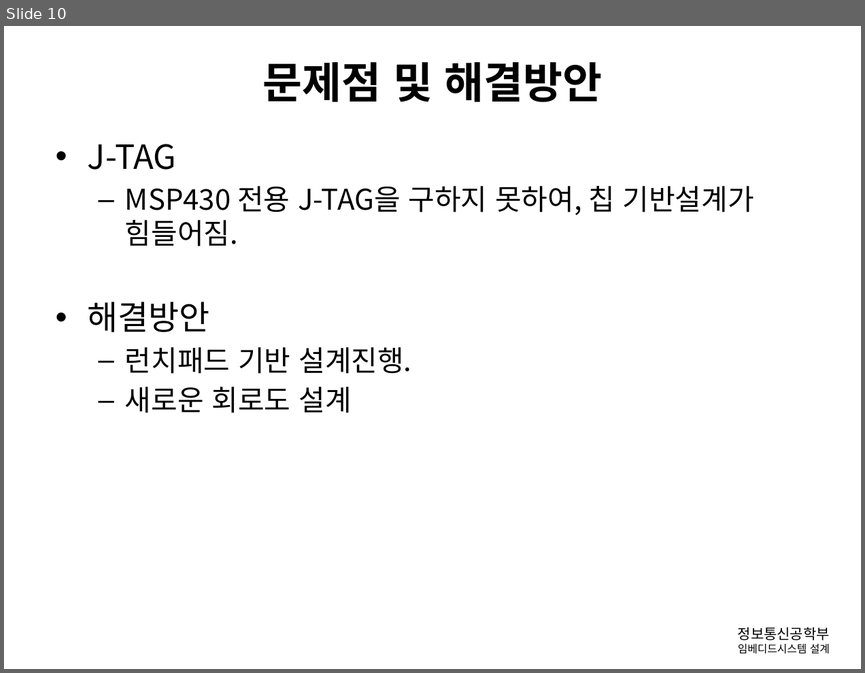
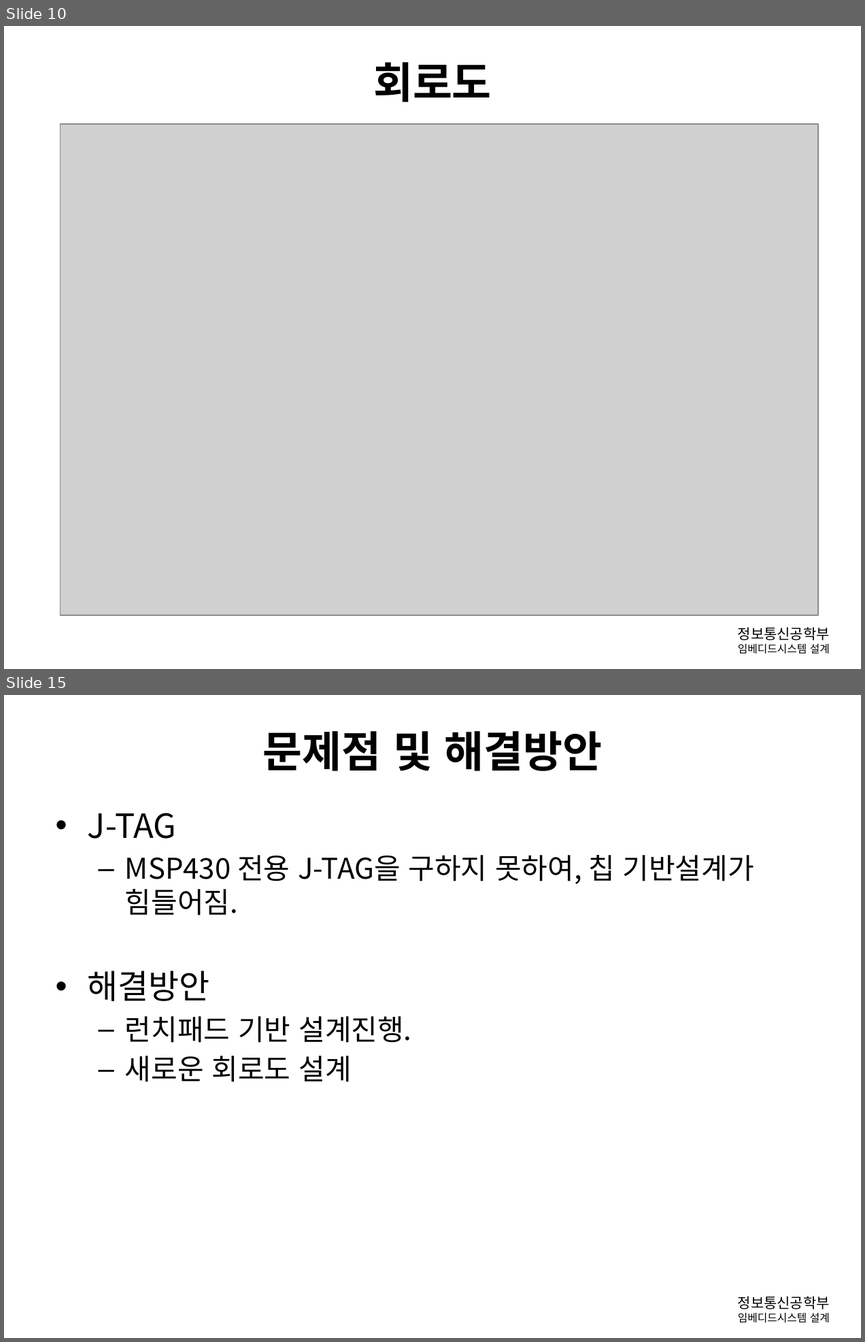
Before and after one commit to gusghrlrl101/Diving-Computer, a slide deck: 발표관련/임베디드_중간보고.pptx. Shown one above the other, each under a label of ours: slide 10 before the commit, slides 10 and 15 after it; the slides between them are not shown. The pictures are 865x673 and 865x1342 pixels, drawn with LibreOffice and Linux fonts; fonts in the diff are those of the drawing; grey boxes stand for pictures; background and template pictures are left out. Boxes give left, top, right and bottom in pixels: in the first picture for what was removed or moved away, otherwise in the second. Text is boxed around its words. In the diff, an @@ line names an element or a change of style, - is before the commit and + after.

```diff
--- a/발표관련/임베디드_중간보고.pptx
+++ b/발표관련/임베디드_중간보고.pptx
@@ slide 10 added at box(4, 26, 861, 669), background #FFFFFF; not listed: 1 template element that a slide beside it also shows @@
@@ title added at box(373, 62, 492, 102), 36 pt, text #000000, bold @@
+회로도
@@ picture added at box(60, 124, 818, 615) @@
@@ what was slide 10 is now slide 15 @@
```
Also in this commit, not shown: 10 slides changed, 4 other slides added, 1 other file.
